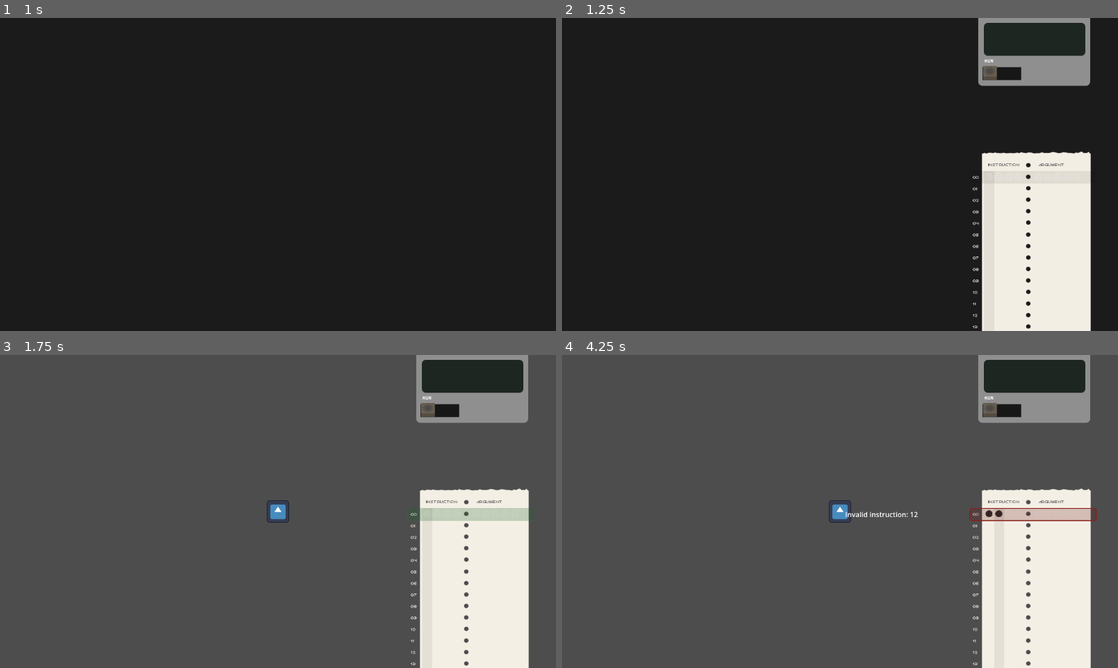
Above: before the commit, frames 1-4 (two rows, left to right).
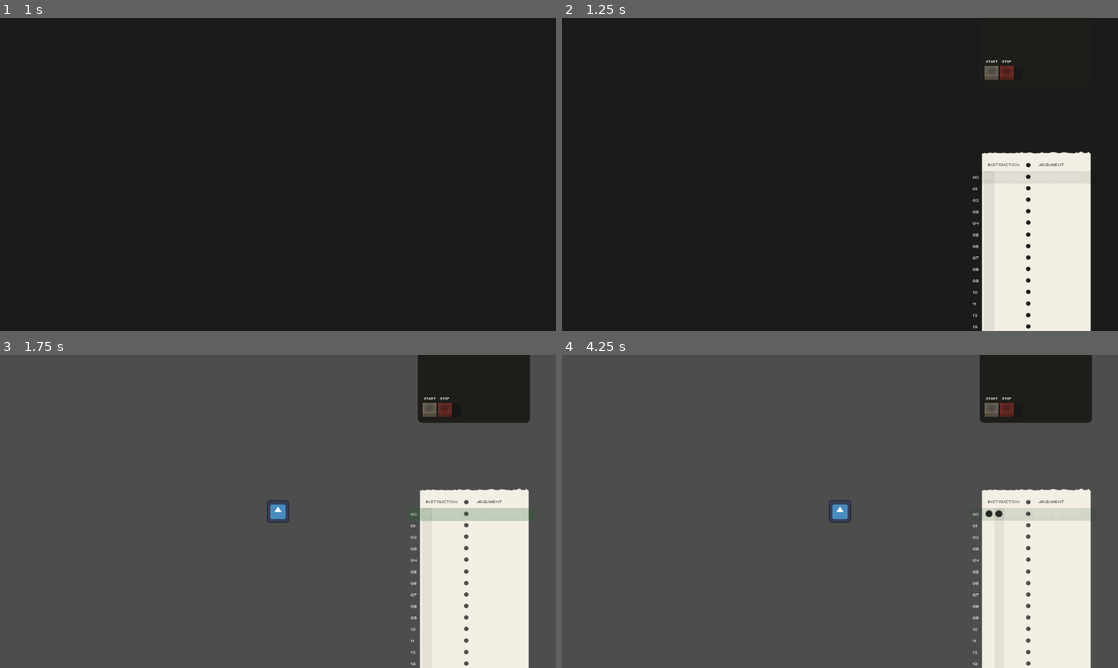
Above: after the commit, the same moments.

Repository: jhysek/LD60
Game: Godot game, scene res://scenes/menu.tscn
Same seed, same stepped clock (60 frames per second), same inputs: the game is played once before the commit and once after it. The engine's default icon, where the game draws it, is replaced by a stand-in: a white triangle on a blue panel in a dark square.
Inputs (mouse positions are in pixels of both pictures, inside the frame that each line leads up to):
- Up to frame 1 (1 s): click "Start game" at 0.5 s
- Up to frame 2 (1.25 s): no input
- Up to frame 3 (1.75 s): click "RUN" (after the commit: "START") at 1.25 s
- Up to frame 4 (4.25 s): click (1006, 411) at 2 s, where only the run after the commit has a clickable "STOP"; click "RUN" (after the commit: "START") at 2.75 s; tap Enter (ui_accept) at 3.5, 3.77 s; move the mouse to (962, 495) at 3.52 s; hold Right (ui_right) from 3.53 s (still down)

Frame 1 is identical in both runs. In frame 2, 2.3% of the frame differs, in the area x 74-95%, y 0-22%; in frame 3, 2.4%; in frame 4, 3.3%, in the area x 51-97%, y 0-54%.
Error before the commit: Invalid call. Nonexistent function 'stop' in base 'Object (ProgramInterpreter)'. (res://scenes/game.gd:35)

Commit message:
Start/stop

Diff:
--- a/assets/graphic-source.svg
+++ b/assets/graphic-source.svg
@@ -24,9 +24,9 @@
      inkscape:pagecheckerboard="0"
      inkscape:deskcolor="#d1d1d1"
      inkscape:document-units="mm"
-     inkscape:zoom="3.9764675"
-     inkscape:cx="119.5785"
-     inkscape:cy="188.2324"
+     inkscape:zoom="7.0406868"
+     inkscape:cx="200.33557"
+     inkscape:cy="132.01837"
      inkscape:window-width="1920"
      inkscape:window-height="1022"
      inkscape:window-x="-1"
@@ -48,6 +48,14 @@
        enabled="true"
        visible="true" /></sodipodi:namedview><defs
      id="defs1"><linearGradient
+       id="linearGradient20"
+       inkscape:collect="always"><stop
+         style="stop-color:#266100;stop-opacity:1;"
+         offset="0"
+         id="stop20" /><stop
+         style="stop-color:#378d00;stop-opacity:0;"
+         offset="1"
+         id="stop21" /></linearGradient><linearGradient
        id="linearGradient14"
        inkscape:collect="always"><stop
          style="stop-color:#3e3e3e;stop-opacity:0.64803314;"
@@ -171,6 +179,26 @@
        fy="35"
        r="1.7482923"
        gradientTransform="matrix(1.3913058,0,0,0.97913532,-18.082272,11.730262)"
+       gradientUnits="userSpaceOnUse" /><radialGradient
+       inkscape:collect="always"
+       xlink:href="#linearGradient20"
+       id="radialGradient21"
+       cx="37.358909"
+       cy="79.942731"
+       fx="37.358909"
+       fy="79.942731"
+       r="10.900576"
+       gradientTransform="matrix(1,0,0,0.59719158,-2.391034,32.201605)"
+       gradientUnits="userSpaceOnUse" /><radialGradient
+       inkscape:collect="always"
+       xlink:href="#linearGradient14"
+       id="radialGradient10-2-2-8"
+       cx="45.748295"
+       cy="35"
+       fx="45.748295"
+       fy="35"
+       r="1.7482923"
+       gradientTransform="matrix(1.4293604,0,0,1.0942076,3.6129753,-2.855109)"
        gradientUnits="userSpaceOnUse" /></defs><g
      inkscape:label="Layer 1"
      inkscape:groupmode="layer"
@@ -417,8 +445,8 @@
        id="path14-2"
        sodipodi:nodetypes="cazsacc"
        inkscape:export-filename="../components/control_panel/panel.png"
-       inkscape:export-xdpi="162.09183"
-       inkscape:export-ydpi="162.09183" /><path
+       inkscape:export-xdpi="725.28973"
+       inkscape:export-ydpi="725.28973" /><path
        style="opacity:1;fill:#e6dfd7;fill-opacity:1;stroke:none;stroke-width:1.25375;stroke-linecap:round;stroke-linejoin:round;stroke-dasharray:1.25375, 5.01497;stroke-dashoffset:0.376124;stroke-opacity:0.996078"
        d="m 19,64.999996 c 0,0 0,-8.560974 0,-8.999998 0,-0.439024 0.556141,-0.946908 1.032258,-1 8.967743,-1 20.967743,-1 29.935484,0 0.476117,0.05309 1.032259,0.581376 1.032259,1 0,0.418624 0,8.999998 0,8.999998 z"
        id="path14"
@@ -515,4 +543,39 @@
          cx="45.567593"
          cy="45.999996"
          rx="2.4324093"
-         ry="1.7118148" /></g></g></svg>
+         ry="1.7118148" /></g><path
+       style="opacity:1;fill:#4a4441;fill-opacity:1;stroke:#ffffff;stroke-width:0.134;stroke-linecap:round;stroke-linejoin:round;stroke-dasharray:none;stroke-dashoffset:0.718866;stroke-opacity:0.996078"
+       d="M 20,74.999997 V 89.999996"
+       id="path19" /><path
+       style="opacity:1;fill:#112b00;fill-opacity:1;stroke:none;stroke-width:0.134;stroke-linecap:round;stroke-linejoin:round;stroke-dasharray:none;stroke-dashoffset:0.718866;stroke-opacity:0.996078"
+       d="m 25,74.999997 c -1.000001,2 -1.298595,8.179658 0,9.999999 1.426761,2.000002 19.005483,1.687995 19.999999,0 1.135069,-1.926556 1.000002,-8.999998 0,-9.999999 -2,-1.999997 -18.999998,-1.999999 -19.999999,0 z"
+       id="path20"
+       sodipodi:nodetypes="sssss"
+       inkscape:export-filename="../components/screen/screen.png"
+       inkscape:export-xdpi="725.28973"
+       inkscape:export-ydpi="725.28973" /><path
+       style="fill:url(#radialGradient21);stroke:none;stroke-width:0.134;stroke-linecap:round;stroke-linejoin:round;stroke-dasharray:none;stroke-dashoffset:0.718866;stroke-opacity:0.996078"
+       d="m 25,74.999997 c -1.000001,2 -1.298595,8.179658 0,9.999999 1.426761,2.000002 19.005483,1.687995 19.999999,0 1.135069,-1.926556 1.000002,-8.999998 0,-9.999999 -2,-1.999997 -18.999998,-1.999999 -19.999999,0 z"
+       id="path20-7"
+       sodipodi:nodetypes="sssss" /><path
+       style="fill:#6a6154;fill-opacity:1;stroke:none;stroke-width:1.59395;stroke-linecap:round;stroke-linejoin:round;stroke-dasharray:1.59395, 6.37579;stroke-dashoffset:0.478185;stroke-opacity:0.996078"
+       d="m 66.497292,33.529166 v 4 h 5.00542 v -4 z"
+       id="path7-0-3-2"
+       inkscape:export-filename="../components/control_panel/btn-pressed.png"
+       inkscape:export-xdpi="162.38412"
+       inkscape:export-ydpi="162.38412" /><path
+       style="fill:#554c3f;fill-opacity:1;stroke:none;stroke-width:1.09372;stroke-linecap:round;stroke-linejoin:round;stroke-dasharray:1.09372, 4.37489;stroke-dashoffset:0.328117;stroke-opacity:0.996078"
+       d="m 66.497292,37.529166 v 0.470833 h 5.00542 v -0.470833 z"
+       id="path8-3-9-4" /><ellipse
+       style="fill:url(#radialGradient10-2-2-8);stroke:none;stroke-width:2.15045;stroke-linecap:round;stroke-linejoin:round;stroke-dasharray:2.15045, 8.60175;stroke-dashoffset:0.645134;stroke-opacity:0.996078"
+       id="path9-9-5-02"
+       cx="69.003769"
+       cy="35.442162"
+       rx="2.4989398"
+       ry="1.9129949" /><rect
+       style="opacity:0;fill:#112b00;fill-opacity:1;stroke:none;stroke-width:0.134;stroke-linecap:round;stroke-linejoin:round;stroke-dasharray:none;stroke-dashoffset:0.718866;stroke-opacity:0.996078"
+       id="rect21"
+       width="4"
+       height="1.4977007"
+       x="67"
+       y="32.999996" /></g></svg>
--- a/scenes/game.gd
+++ b/scenes/game.gd
@@ -42,3 +42,8 @@
 	interpreter.init_program(parsed)
 	punch_tape.set_interpreted_line(0)
 	clock.start()
+
+
+func _on_btn_stop_pressed() -> void:
+	punch_tape.set_interpreted_line(null)
+	clock.stop()
--- a/scenes/game.tscn
+++ b/scenes/game.tscn
@@ -4,12 +4,15 @@
 [ext_resource type="PackedScene" uid="uid://dk2o0rblncq8g" path="res://components/punch_tape/punch_tape.tscn" id="2_iywne"]
 [ext_resource type="Texture2D" uid="uid://h4gtjbk350p8" path="res://components/control_panel/btn_dark.png" id="3_p57ef"]
 [ext_resource type="FontFile" uid="uid://4ke2y4gteywp" path="res://assets/F25_Bank_Printer.ttf" id="4_u5sy4"]
+[ext_resource type="Texture2D" uid="uid://djdktgyq36bkf" path="res://components/control_panel/btn-pressed.png" id="4_vtaks"]
+[ext_resource type="Texture2D" uid="uid://ddur33gfau3al" path="res://components/screen/screen.png" id="5_gee14"]
+[ext_resource type="FontFile" uid="uid://jk6a7qi5rpri" path="res://assets/avant_pixel.ttf" id="6_0tnpc"]
 [ext_resource type="PackedScene" uid="uid://ja2orts7itu5" path="res://components/world/world.tscn" id="7_0tnpc"]
 [ext_resource type="PackedScene" uid="uid://bakqlmo845i36" path="res://components/actor/actor.tscn" id="7_u5sy4"]
 [ext_resource type="PackedScene" uid="uid://sojklgsrobys" path="res://components/clock/clock.tscn" id="8_gee14"]
 
 [sub_resource type="StyleBoxFlat" id="StyleBoxFlat_m72si"]
-bg_color = Color(0.5609549, 0.560955, 0.5609546, 1)
+bg_color = Color(0.12, 0.11468, 0.0972, 1)
 corner_radius_top_left = 10
 corner_radius_top_right = 10
 corner_radius_bottom_right = 10
@@ -17,13 +20,6 @@
 
 [sub_resource type="StyleBoxFlat" id="StyleBoxFlat_0acx5"]
 bg_color = Color(0.09048235, 0.09048236, 0.0904823, 1)
-
-[sub_resource type="StyleBoxFlat" id="StyleBoxFlat_it4tp"]
-bg_color = Color(0.115136005, 0.14861703, 0.124646015, 1)
-corner_radius_top_left = 10
-corner_radius_top_right = 10
-corner_radius_bottom_right = 10
-corner_radius_bottom_left = 10
 
 [node name="Game" type="Node2D" unique_id=1322076777]
 script = ExtResource("1_uwrxv")
@@ -38,8 +34,8 @@
 anchors_preset = 1
 anchor_left = 1.0
 anchor_right = 1.0
-offset_left = -322.0
-offset_right = -60.0
+offset_left = -318.0
+offset_right = -56.0
 offset_bottom = 175.0
 grow_horizontal = 0
 
@@ -64,27 +60,61 @@
 offset_top = 110.0
 offset_right = 51.0
 offset_bottom = 150.0
+focus_mode = 0
 texture_normal = ExtResource("3_p57ef")
+texture_pressed = ExtResource("4_vtaks")
 
 [node name="RUN" type="Label" parent="UI/ControlPanel/BtnPlay" unique_id=732879031]
 layout_mode = 1
 anchors_preset = -1
 anchor_right = 0.216
-offset_left = 4.0
-offset_top = -16.0
+offset_left = 3.0
+offset_top = -13.0
 offset_right = 35.36
-offset_bottom = 7.0
+offset_bottom = 10.0
 theme_override_fonts/font = ExtResource("4_u5sy4")
-theme_override_font_sizes/font_size = 10
-text = "RUN"
+theme_override_font_sizes/font_size = 8
+text = "START"
 
-[node name="Panel2" type="Panel" parent="UI/ControlPanel" unique_id=1542173807]
+[node name="BtnStop" type="TextureButton" parent="UI/ControlPanel" unique_id=1793955548]
+self_modulate = Color(1, 0.44, 0.44, 1)
 layout_mode = 0
-offset_left = 13.0
-offset_top = 11.0
-offset_right = 247.0
-offset_bottom = 87.0
-theme_override_styles/panel = SubResource("StyleBoxFlat_it4tp")
+offset_left = 46.0
+offset_top = 110.0
+offset_right = 86.0
+offset_bottom = 150.0
+focus_mode = 0
+texture_normal = ExtResource("3_p57ef")
+texture_pressed = ExtResource("4_vtaks")
+
+[node name="STOP" type="Label" parent="UI/ControlPanel/BtnStop" unique_id=957390931]
+layout_mode = 1
+anchors_preset = -1
+anchor_right = 0.216
+offset_left = 5.0
+offset_top = -13.0
+offset_right = 36.36
+offset_bottom = 10.0
+theme_override_fonts/font = ExtResource("4_u5sy4")
+theme_override_font_sizes/font_size = 8
+text = "STOP"
+
+[node name="Screen" type="Sprite2D" parent="UI/ControlPanel" unique_id=216671650]
+visible = false
+self_modulate = Color(0.50140655, 0.5014065, 0.5014065, 1)
+position = Vector2(130.3125, 13)
+scale = Vector2(0.37378836, 0.41847825)
+texture = ExtResource("5_gee14")
+
+[node name="Label" type="Label" parent="UI/ControlPanel/Screen" unique_id=1230117936]
+offset_left = -254.99048
+offset_top = -133.81818
+offset_right = 266.69507
+offset_bottom = 4.7792053
+theme_override_colors/font_color = Color(0.48412004, 0.98, 0.33319998, 1)
+theme_override_fonts/font = ExtResource("6_0tnpc")
+text = ">  press start to run the simulation"
+vertical_alignment = 2
 
 [node name="Camera2D" type="Camera2D" parent="." unique_id=1582103064]
 
@@ -96,7 +126,7 @@
 [node name="Actor" parent="Actors" unique_id=1319325055 instance=ExtResource("7_u5sy4")]
 
 [node name="Clock" parent="." unique_id=1382613830 instance=ExtResource("8_gee14")]
-bpm = 180
 
 [connection signal="pressed" from="UI/ControlPanel/BtnPlay" to="." method="_on_btn_play_pressed"]
+[connection signal="pressed" from="UI/ControlPanel/BtnStop" to="." method="_on_btn_stop_pressed"]
 [connection signal="on_tick" from="Clock" to="." method="_on_clock_on_tick"]
--- a/scenes/punch_tape.gd
+++ b/scenes/punch_tape.gd
@@ -11,6 +11,7 @@
 @onready var row_indicator = $row_indicator
 @onready var column_indicator = $column_indicator
 @onready var program = $program
+@onready var interpreter_cursor = $interpreter_cursor
 
 @onready var start_row_position = row_indicator.position
 @onready var start_column_position = column_indicator.position
@@ -128,14 +129,17 @@
 func set_interpreted_line(line_number):
 	$interpreter_error.hide()
 
-	print("SET LINE: " + str(line_number))
 	if line_number == null:
 		var tween = get_tree().create_tween()
 		tween.tween_property($interpreter_cursor, 'self_modulate', Color(1,1,1,0), 1)
 		return
 
-	$interpreter_cursor.self_modulate = Color(1,1,1,1)
-	$interpreter_cursor.position.y = start_row_position.y + line_number * ROW_HEIGHT
+	interpreter_cursor.self_modulate = Color(1,1,1,1)
+	var new_pos = Vector2(interpreter_cursor.position.x, start_row_position.y + line_number * ROW_HEIGHT)
+	var tween = get_tree().create_tween().set_trans(Tween.TRANS_EXPO)
+	tween.tween_property($interpreter_cursor, 'position', new_pos, 0.2)
+
+	move_to(line_number)
 
 func set_interpreter_error(line_number, message):
 	move_to(line_number)
--- a/scripts/program_interpreter.gd
+++ b/scripts/program_interpreter.gd
@@ -80,6 +80,9 @@
 	if current_line >= current_program.size():
 		program_ended()
 
+func stop():
+	program_ended()
+
 func program_ended():
 	emit_signal("on_program_ended")
 	ended = true
Binary file added: components/control_panel/btn-pressed.png
Not shown, added: components/control_panel/btn-pressed.png.import
Binary file changed: components/screen/screen.png
